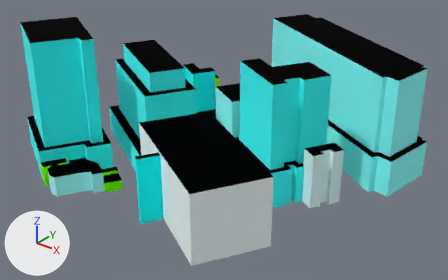
Before and after pictures for a commit that changed the glTF model web/public/assets/nyc/tiles/-2_-4.far.glb.
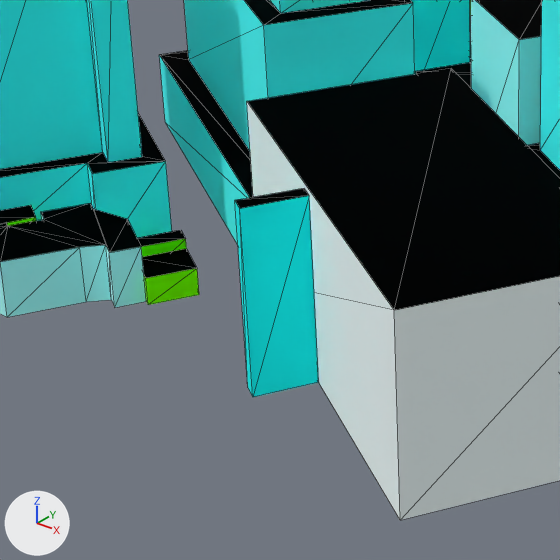
Each version appears first whole from a 50 mm camera at (-46.0, -1295.0, 264.0) aimed at (-362.0, -901.0, 20.0), and next in a close-up on the part from 12% to 55% of the width and 31% to 100% of the height. Lighting does not change. The marker at lower left points along +X, +Y and +Z. The last two pictures show the newer version. The close-ups show mesh edges as thin lines. Where no turn or scale is listed for an object, it has been applied to the vertices. Vertices at exactly the same position are counted once.

Objects in the first close-up: '-2_-4_far'.
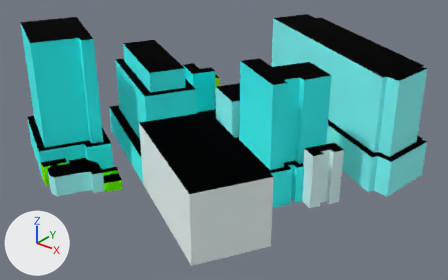
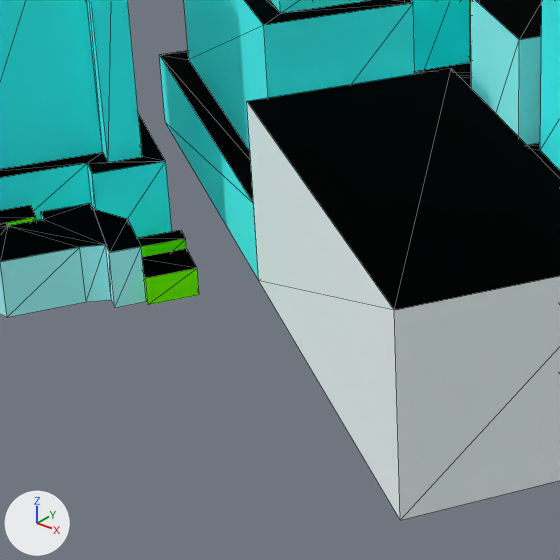
Boxes (x1, y1, x2, y2) around the edits, measured in the close-ups (560 x 560 px):
part 1 of me_2__4_far, deleted (cyan): before (235, 188, 319, 397)
part 2 of me_2__4_far, reshaped (mostly hidden): (415, 71, 471, 88) in both

The change in detail:
me_2__4_far is used by ob_2__4_far; location (-368.2, -881.1, 59.8).
Verts and faces of me_2__4_far; kept vertices keep their numbers, new ones are numbered from 349.
Before the commit, vertices of me_2__4_far: 50 (-54.0, 12.0, -60.0), 247 (8.0, 46.0, -40.0), 248 (-27.0, 31.0, -40.0), 250 (-54.0, 12.0, -40.0) at pixel (414, 71), 251 (-21.0, -6.0, -60.0).
Before the commit, vertices of me_2__4_far: 252 (-21.0, -6.0, -40.0).
me_2__4_far had 349 vertices, 561 faces and spanned x -160.0..160.0, y -157.0..157.0, z -60.0..60.0.
me_2__4_far now has 345 vertices, 557 faces and spans x -160.0..160.0, y -157.0..157.0, z -60.0..60.0.
me_2__4_far part 1: the loose piece of 8 vertices spanning x 19.0..32.0, y -142.0..-124.0, z -60.0..-4.0 is deleted.
Part 2, on me_2__4_far:
Faces deleted: (50, 251, 252), (50, 252, 250), (247, 250, 252), (247, 248, 250).
New vertex 349 is at (-49.0, 12.0, -60.0).
New vertex 350 is at (-49.0, 12.0, -40.0).
New vertex 351 is at (-47.0, 8.0, -60.0).
New vertex 352 is at (-47.0, 8.0, -40.0).
New faces: (50, 349, 350), (50, 350, 250), (349, 351, 352), (349, 352, 350), (251, 252, 351), (252, 352, 351) (mat_facade).
New faces: (248, 250, 350), (248, 350, 352), (248, 352, 252), (247, 248, 252) (mat_roof).
